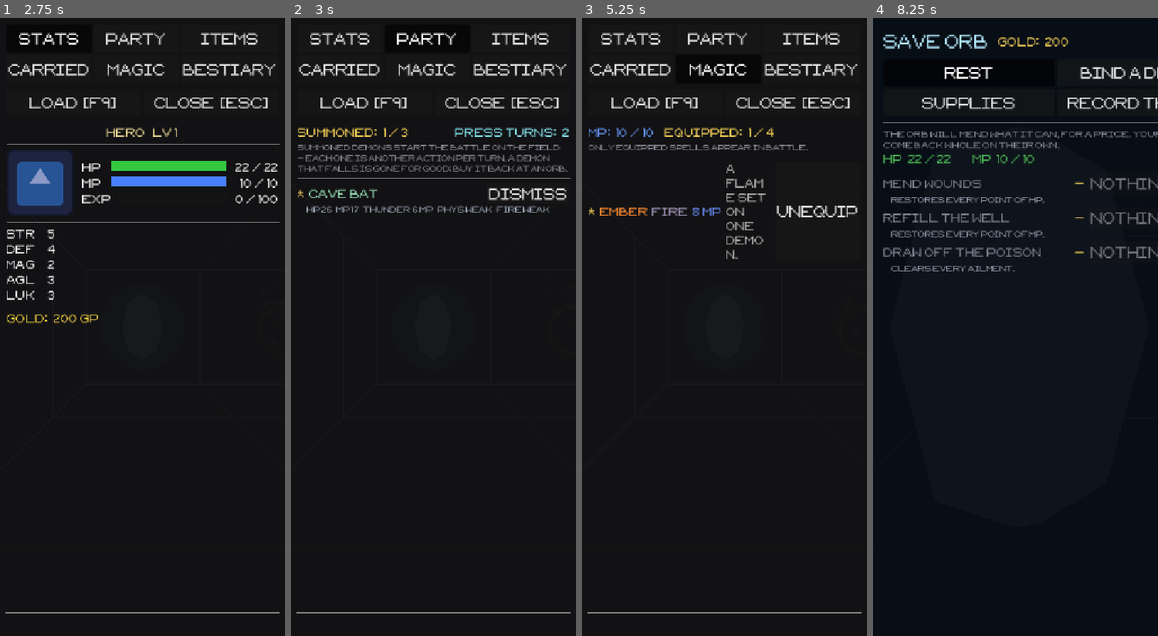
Above: before the commit, frames 1-4 (left to right).
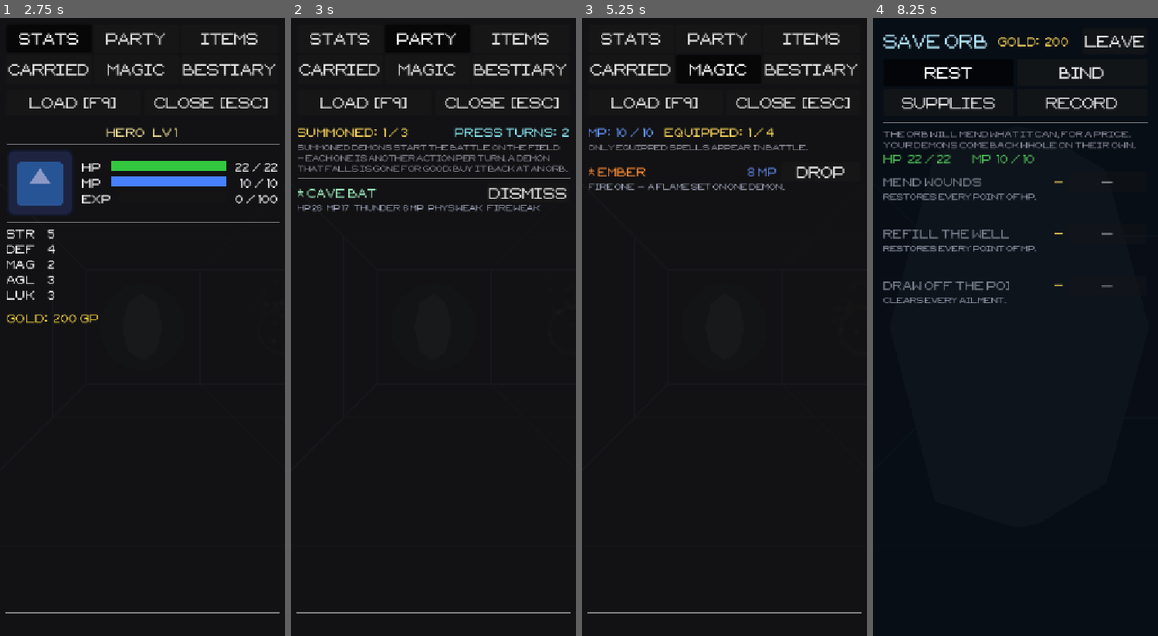
Above: after the commit, the same moments.

Repository: tausiftt5238/four-dragons-deep
Game: Godot game, scene res://scenes/title.tscn
The game is run twice, just before and just after one commit, with the same random seed, the same clock (stepped at 60 frames per second) and the same inputs.
Inputs (mouse positions are in pixels of both pictures, inside the frame that each line leads up to):
- Up to frame 1 (2.75 s): click "NEW GAME" at 0.5 s; click "MENU" at 1.25 s; click "STATS" at 2 s
- Up to frame 2 (3 s): click "PARTY" at 2.75 s
- Up to frame 3 (5.25 s): click "ITEMS" at 3.5 s; click "CARRIED" at 4.25 s; click "MAGIC" at 5 s
- Up to frame 4 (8.25 s): click "BESTIARY" at 5.75 s; click "LOAD [F9]" at 6.5 s; click "CANCEL" at 7.25 s; tap Enter at 8 s; move the mouse to (1001, 450) at 8.02 s; hold Up from 8.03 s (still down); tap Q at 8.1 s; click (1001, 450) at 8.17 s

Frame 1 is identical in both runs. In frame 2, 1.1% of the frame differs, in the area x 2-97%, y 27-32%; in frame 3, 1.9%; in frame 4, 5.7%, in the area x 3-100%, y 2-47%.

Commit message:
give every list fixed slots, in the shop's row shape
Two things your screenshots showed that my renders had not.

First, I had been measuring the wrong game. Main installs a global node_added
hook that swaps in the pixel font, uppercases every label and button, forces
buttons to size 20 and grows their height by half. My harnesses instantiated
the menus directly, so everything was measured in Godot's default font —
narrower than what ships. Every "fits" this session was optimistic. The
harness now builds Main first so the hook is live, and the orb's Rest tab
immediately reported overflowing by 153px, which is what you saw.

Second, the layouts were content-driven. A spell description squeezed into a
seventy-pixel gutter wrapped every four characters and made a row six lines
tall next to a row of one, and the panel changed height as you switched tabs.

So there is one row shape now, the shop's — name and value and the button on
one line, whatever explains the choice wrapped full width underneath — and a
fixed six of them per page. Short lists leave empty slots rather than
shrinking the panel, so nothing moves when the contents change, and long
lists page with Back/More instead of growing.

Applied to the orb's rest, bind and supplies lists and to the menu's magic
and party tabs. The orb's tabs are single words now, because "BIND A DEMON"
uppercased at size 20 is wider than half a phone screen on its own.

Verified by pressing the real buttons: healing took 14g and filled HP,
paging to page 2 and buying took 45g and added the item, binding took 320g
and added the demon.

Still on the old row style: items, carried and bestiary. Items carries two
or three buttons per row, which the slot shape does not hold yet.

Co-Authored-By: Claude Opus 5 <noreply@anthropic.com>

Diff:
--- a/scripts/ui/menu_tab_magic.gd
+++ b/scripts/ui/menu_tab_magic.gd
@@ -47,98 +47,49 @@
 
 	# Equipped first, so the loadout reads as a block rather than being hunted
 	# for among everything he has ever learned.
+	var ordered: Array[String] = []
 	for spell_id: String in p.equipped_spells:
-		var eq: Dictionary = Spell.get_data(spell_id)
-		if not eq.is_empty():
-			_m._content.add_child(_make_spell_row(spell_id, eq, true))
+		if not Spell.get_data(spell_id).is_empty():
+			ordered.append(spell_id)
+	for spell_id2: String in p.known_spells:
+		if not p.is_equipped(spell_id2) and not Spell.get_data(spell_id2).is_empty():
+			ordered.append(spell_id2)
 
-	for spell_id2: String in p.known_spells:
-		if p.is_equipped(spell_id2):
-			continue
-		var sp: Dictionary = Spell.get_data(spell_id2)
-		if not sp.is_empty():
-			_m._content.add_child(_make_spell_row(spell_id2, sp, false))
+	_m.add_paged_list(_m._content, "magic", ordered,
+			func(list: SlotList, spell_id: String) -> void:
+				_add_spell(list, spell_id))
 
 
-func _make_spell_row(spell_id: String, spell: Dictionary, equipped: bool) -> HBoxContainer:
+func _add_spell(list: SlotList, spell_id: String) -> void:
 	var p: PlayerCharacter = _m.player
+	var spell: Dictionary = Spell.get_data(spell_id)
+	var equipped: bool = p.is_equipped(spell_id)
+	var element: String = spell.get("element", "")
+	var kind: String = Affinity.element_name(element) if element != "" \
+			else (spell.get("type", "dmg") as String).capitalize()
 
-	var row: HBoxContainer = HBoxContainer.new()
-	row.add_theme_constant_override("separation", 8)
+	var title_color: Color = Color(0.52, 0.52, 0.56)
+	if equipped:
+		title_color = Color(0.5, 0.8, 1.0) if spell["type"] == "heal" \
+				else Color(1.0, 0.55, 0.2)
 
-	var mark: Label = Label.new()
-	mark.text = "*" if equipped else " "
-	mark.custom_minimum_size = Vector2(12, 0)
-	mark.add_theme_color_override("font_color", Color(1.0, 0.85, 0.35))
-	row.add_child(mark)
-
-	var name_lbl: Label = Label.new()
-	name_lbl.text = spell["name"]
-	name_lbl.custom_minimum_size = Vector2(78, 0)
-	if not equipped:
-		name_lbl.add_theme_color_override("font_color", Color(0.52, 0.52, 0.56))
-	else:
-		name_lbl.add_theme_color_override("font_color",
-			Color(0.5, 0.8, 1.0) if spell["type"] == "heal" else Color(1.0, 0.55, 0.2))
-	row.add_child(name_lbl)
-
-	var element: String = spell.get("element", "")
-	var el_lbl: Label = Label.new()
-	el_lbl.text = Affinity.element_name(element) if element != "" \
-			else (spell.get("type", "dmg") as String).capitalize()
-	el_lbl.custom_minimum_size = Vector2(56, 0)
-	el_lbl.add_theme_color_override("font_color", Color(0.62, 0.58, 0.72))
-	row.add_child(el_lbl)
-
-	var mp_lbl: Label = Label.new()
-	mp_lbl.text = "%d MP" % spell["mp"]
-	mp_lbl.custom_minimum_size = Vector2(52, 0)
-	mp_lbl.add_theme_color_override("font_color", Color(0.4, 0.55, 0.95))
-	row.add_child(mp_lbl)
-
-	var desc_lbl: Label = Label.new()
-	desc_lbl.text = spell.get("desc", "")
-	desc_lbl.size_flags_horizontal = Control.SIZE_EXPAND_FILL
-	# Without this the label insists on the width of its whole sentence and
-	# shoves the Equip button off a phone screen.
-	desc_lbl.autowrap_mode = TextServer.AUTOWRAP_WORD_SMART
-	desc_lbl.add_theme_color_override("font_color", Color(0.7, 0.7, 0.7))
-	row.add_child(desc_lbl)
-
-	# Heals are the only thing worth casting outside a fight.
-	if spell["type"] == "heal":
-		var cast_btn: Button = Button.new()
-		cast_btn.text = "Cast"
-		cast_btn.custom_minimum_size = Vector2(52, 26)
-		cast_btn.disabled = (p.mp < spell["mp"])
-		cast_btn.pressed.connect(func() -> void:
-			p.mp -= spell["mp"]
-			var before: int = p.hp
-			p.heal(int(spell.get("heal", 0)))
-			_m._set_status("Cast %s — restored %d HP." % [spell["name"], p.hp - before])
-			_m._refresh()
-		)
-		row.add_child(cast_btn)
-
-	var slot_btn: Button = Button.new()
-	slot_btn.custom_minimum_size = Vector2(78, 26)
-	if equipped:
-		slot_btn.text = "Unequip"
-		slot_btn.pressed.connect(func() -> void:
-			p.unequip_spell(spell_id)
-			_m._set_status("Unequipped %s." % spell["name"])
-			_m._refresh()
-		)
-	else:
-		slot_btn.text = "Equip"
-		slot_btn.disabled = not p.has_free_slot()
-		slot_btn.pressed.connect(func() -> void:
-			if p.equip_spell(spell_id):
-				_m._set_status("Equipped %s." % spell["name"])
-			else:
-				_m._set_status("All %d slots are full." % PlayerCharacter.SPELL_SLOTS)
-			_m._refresh()
-		)
-	row.add_child(slot_btn)
-
-	return row
+	# Element and reach ride in the detail line rather than the title: at font
+	# size 20 the button already claims a third of the row, and a title that
+	# has to hold four things ends up clipped mid-word.
+	var about: String = spell.get("desc", "") as String
+	if element != "":
+		about = "%s %s  —  %s" % [kind.to_upper(), Spell.reach_tag(spell_id), about]
+	list.add("%s%s" % ["* " if equipped else "", spell["name"]],
+			title_color, about,
+			"%d MP" % int(spell["mp"]), Color(0.4, 0.55, 0.95),
+			"Drop" if equipped else "Equip",
+			not equipped and not p.has_free_slot(),
+			func() -> void:
+				if equipped:
+					p.unequip_spell(spell_id)
+					_m._set_status("Unequipped %s." % spell["name"])
+				elif p.equip_spell(spell_id):
+					_m._set_status("Equipped %s." % spell["name"])
+				else:
+					_m._set_status("All %d slots are full." % PlayerCharacter.SPELL_SLOTS)
+				_m._refresh())
--- a/scripts/ui/menu_tab_party.gd
+++ b/scripts/ui/menu_tab_party.gd
@@ -47,92 +47,49 @@
 		_m._content.add_child(none_lbl)
 		return
 
-	# Summoned first and in slot order, so the row reads as the party line-up.
+	# Summoned first and in slot order, so the list reads as the party line-up.
+	var ordered: Array[String] = []
 	for demon_name: String in p.active_demons:
-		_m._content.add_child(_make_row(demon_name, true))
-
+		ordered.append(demon_name)
 	for other: String in p.recruited:
 		if not p.is_active(other):
-			_m._content.add_child(_make_row(other, false))
+			ordered.append(other)
+
+	_m.add_paged_list(_m._content, "party", ordered,
+			func(list: SlotList, name: String) -> void: _add_demon(list, name))
 
 
-# There is no room for name, HP, element, chart and a button on one line — the
-# chart would end up with forty pixels and wrap a letter at a time. So the row
-# is two: who it is and what you can do with it on top, what it brings to a
-# fight underneath.
-func _make_row(demon_name: String, active: bool) -> Control:
-	var col: VBoxContainer = VBoxContainer.new()
-	col.add_theme_constant_override("separation", 1)
+func _add_demon(list: SlotList, demon_name: String) -> void:
+	var p: PlayerCharacter = _m.player
+	var active: bool = p.is_active(demon_name)
+	var demon: Enemy = Enemy.make_from_name(demon_name)
+	var about: String = "HP %d   MP %d   %s   %s" % [
+			demon.max_hp, demon.max_mp, _element_text(demon), _chart(demon)]
+	demon.free()
 
-	var head: HBoxContainer = HBoxContainer.new()
-	head.add_theme_constant_override("separation", 8)
-	col.add_child(head)
-	head.add_child(_mark(active))
-	var name_lbl: Label = _name_label(demon_name, active)
-	name_lbl.size_flags_horizontal = Control.SIZE_EXPAND_FILL
-	head.add_child(name_lbl)
-	head.add_child(_slot_button(demon_name, active))
-
-	var demon: Enemy = Enemy.make_from_name(demon_name)
-	var detail: Label = Label.new()
-	detail.text = "      HP %d   MP %d   %s   %s" % [
-			demon.max_hp, demon.max_mp, _element_text(demon), _chart(demon)]
-	detail.autowrap_mode = TextServer.AUTOWRAP_WORD_SMART
-	detail.add_theme_font_size_override("font_size", 11)
-	detail.add_theme_color_override("font_color", Color(0.62, 0.66, 0.72))
-	demon.free()
-	col.add_child(detail)
-	return col
+	list.add("%s%s" % ["* " if active else "", demon_name],
+			Color(0.62, 0.92, 0.74) if active else Color(0.52, 0.52, 0.56),
+			about, "", Color.WHITE,
+			"Dismiss" if active else "Summon",
+			not active and not p.has_free_demon_slot(),
+			func() -> void:
+				if active:
+					p.deactivate_demon(demon_name)
+					_m._set_status("Dismissed %s." % demon_name)
+				elif p.activate_demon(demon_name):
+					_m._set_status("%s will walk in with you." % demon_name)
+				else:
+					_m._set_status("All %d slots are taken." % PlayerCharacter.ACTIVE_SLOTS)
+				_m._refresh())
 
 
 # ── Row pieces ───────────────────────────────────
-
-func _mark(active: bool) -> Label:
-	var mark: Label = Label.new()
-	mark.text = "*" if active else " "
-	mark.custom_minimum_size = Vector2(12, 0)
-	mark.add_theme_color_override("font_color", Color(1.0, 0.85, 0.35))
-	return mark
-
-
-func _name_label(demon_name: String, active: bool) -> Label:
-	var lbl: Label = Label.new()
-	lbl.text = demon_name
-	lbl.custom_minimum_size = Vector2(120, 0)
-	lbl.add_theme_color_override("font_color",
-			Color(0.62, 0.92, 0.74) if active else Color(0.52, 0.52, 0.56))
-	return lbl
-
 
 func _element_text(demon: Enemy) -> String:
 	if demon.attack_element == "":
 		return "no element"
 	return "%s  %d MP" % [Affinity.element_name(demon.attack_element),
 			demon.skill_cost()]
-
-
-func _slot_button(demon_name: String, active: bool) -> Button:
-	var p: PlayerCharacter = _m.player
-	var btn: Button = Button.new()
-	btn.custom_minimum_size = Vector2(88, 26)
-	if active:
-		btn.text = "Dismiss"
-		btn.pressed.connect(func() -> void:
-			p.deactivate_demon(demon_name)
-			_m._set_status("Dismissed %s." % demon_name)
-			_m._refresh()
-		)
-	else:
-		btn.text     = "Summon"
-		btn.disabled = not p.has_free_demon_slot()
-		btn.pressed.connect(func() -> void:
-			if p.activate_demon(demon_name):
-				_m._set_status("%s will walk in with you." % demon_name)
-			else:
-				_m._set_status("All %d slots are taken." % PlayerCharacter.ACTIVE_SLOTS)
-			_m._refresh()
-		)
-	return btn
 
 
 # Its affinities, written the way the battle log writes them.
--- a/scripts/ui/menu_ui.gd
+++ b/scripts/ui/menu_ui.gd
@@ -10,6 +10,7 @@
 var player: PlayerCharacter
 
 var _active_tab:  String = "stats"
+var page: Dictionary = {}
 var _tab_btns:    Dictionary = {}
 var _content:     VBoxContainer
 var _status_line: Label
@@ -122,6 +123,11 @@
 
 # ── Tab routing ───────────────────────────────────────────────────────────────
 
+func add_paged_list(parent: Control, key: String, entries: Array[String],
+		fill: Callable) -> void:
+	SlotList.paged(parent, page, key, entries, fill, _refresh)
+
+
 func _switch_tab(tab_id: String) -> void:
 	_active_tab      = tab_id
 	_status_line.text = ""
--- a/scripts/ui/orb_ui.gd
+++ b/scripts/ui/orb_ui.gd
@@ -16,6 +16,8 @@
 var _status: Label
 var _gold_lbl: Label
 var _tab_btns: Dictionary = {}
+# Which page each of the long lists is showing.
+var _page: Dictionary = {}
 
 
 func _ready() -> void:
@@ -68,8 +70,8 @@
 	tabs.add_theme_constant_override("h_separation", 6)
 	tabs.add_theme_constant_override("v_separation", 6)
 	col.add_child(tabs)
-	for pair: Array in [["rest", "Rest"], ["bind", "Bind a demon"],
-			["buy", "Supplies"], ["save", "Record the run"]]:
+	for pair: Array in [["rest", "Rest"], ["bind", "Bind"],
+			["buy", "Supplies"], ["save", "Record"]]:
 		var btn: Button = Button.new()
 		btn.text = pair[1] as String
 		btn.toggle_mode = true
@@ -159,78 +161,33 @@
 
 	_content.add_child(HSeparator.new())
 
-	_content.add_child(_rest_row("Mend wounds", "Restores every point of HP.",
+	var list: SlotList = SlotList.new(_content)
+	_rest_offer(list, "Mend wounds", "Restores every point of HP.",
 			hp_price(player), player.hp >= player.max_hp,
 			func() -> void:
 				player.hp = player.max_hp
-				_set_status("Your wounds close.")))
-
-	_content.add_child(_rest_row("Refill the well", "Restores every point of MP.",
+				_set_status("Your wounds close."))
+	_rest_offer(list, "Refill the well", "Restores every point of MP.",
 			mp_price(player), player.mp >= player.max_mp,
 			func() -> void:
 				player.mp = player.max_mp
-				_set_status("The well is full again.")))
-
-	_content.add_child(_rest_row("Draw off the poison", "Clears every ailment.",
+				_set_status("The well is full again."))
+	_rest_offer(list, "Draw off the poison", "Clears every ailment.",
 			CURE_PRICE, player.active_statuses.is_empty(),
 			func() -> void:
 				player.active_statuses.clear()
-				_set_status("Whatever was in you is gone.")))
-
-
-# ── Row shape ─────────────────────────────────────────────────────────────────
-#
-# Name, price and the button on top; whatever explains the choice underneath,
-# wrapped. Five columns of fixed width was about 570px of a 540px screen, and
-# the thing that got cut off was always the price.
-func _offer_row(title: String, title_color: Color, detail: String,
-		price_text: String, price_color: Color,
-		btn_text: String, disabled: bool, on_press: Callable) -> VBoxContainer:
-	var col: VBoxContainer = VBoxContainer.new()
-	col.add_theme_constant_override("separation", 1)
-
-	var head: HBoxContainer = HBoxContainer.new()
-	head.add_theme_constant_override("separation", 8)
-	col.add_child(head)
-
-	var name_lbl: Label = Label.new()
-	name_lbl.text = title
-	name_lbl.size_flags_horizontal = Control.SIZE_EXPAND_FILL
-	name_lbl.add_theme_color_override("font_color", title_color)
-	head.add_child(name_lbl)
-
-	var price_lbl: Label = Label.new()
-	price_lbl.text = price_text
-	price_lbl.horizontal_alignment = HORIZONTAL_ALIGNMENT_RIGHT
-	price_lbl.custom_minimum_size = Vector2(72, 0)
-	price_lbl.add_theme_color_override("font_color", price_color)
-	head.add_child(price_lbl)
-
-	var btn: Button = Button.new()
-	btn.text = btn_text
-	btn.custom_minimum_size = Vector2(92, 28)
-	btn.disabled = disabled
-	if not disabled:
-		btn.pressed.connect(on_press)
-	head.add_child(btn)
-
-	var detail_lbl: Label = Label.new()
-	detail_lbl.text = "     " + detail
-	detail_lbl.autowrap_mode = TextServer.AUTOWRAP_WORD_SMART
-	detail_lbl.add_theme_font_size_override("font_size", 11)
-	detail_lbl.add_theme_color_override("font_color", Color(0.60, 0.62, 0.70))
-	col.add_child(detail_lbl)
-	return col
-
-
-func _rest_row(title: String, desc: String, price: int, nothing_to_do: bool,
-		apply: Callable) -> VBoxContainer:
-	return _offer_row(title,
+				_set_status("Whatever was in you is gone."))
+
+
+# ── Offers ────────────────────────────────────────────────────────────────────
+
+func _rest_offer(list: SlotList, title: String, desc: String, price: int,
+		nothing_to_do: bool, apply: Callable) -> void:
+	list.add(title,
 			Color(0.50, 0.52, 0.58) if nothing_to_do else Color(0.85, 0.85, 0.92),
 			desc,
-			"\u2014" if nothing_to_do else "%d g" % price,
-			Color(1.0, 0.85, 0.35),
-			"Nothing to do" if nothing_to_do else "Pay",
+			"\u2014" if nothing_to_do else "%d g" % price, Color(1.0, 0.85, 0.35),
+			"\u2014" if nothing_to_do else "Pay",
 			nothing_to_do or player.gold < price,
 			func() -> void:
 				if player.gold < price:
@@ -253,28 +210,34 @@
 	_content.add_child(_note(
 		"Demons you have met can be bound here for gold. Talking one down in battle costs nothing — and a demon that falls in battle is struck off, so this is how you get it back."))
 
-	var offered: int = 0
+	var offered: Array = []
 	for enemy_name: String in player.encountered_enemies:
 		var demon: Enemy = Enemy.make_from_name(enemy_name)
-		if not demon.negotiable:
-			demon.free()
-			continue      # a mindless thing cannot be bound at any price
-		offered += 1
-		_content.add_child(_bind_row(enemy_name, demon))
+		var can_bind: bool = demon.negotiable   # a mindless thing cannot be bound
 		demon.free()
-
-	if offered == 0:
+		if can_bind:
+			offered.append(enemy_name)
+
+	if offered.is_empty():
 		_content.add_child(_note("You have not met anything that would come when called."))
-
-
-func _bind_row(enemy_name: String, demon: Enemy) -> VBoxContainer:
+		SlotList.new(_content)
+		return
+	SlotList.paged(_content, _page, "bind", offered, _bind_offer, _refresh)
+
+
+func _bind_offer(list: SlotList, enemy_name: String) -> void:
+	var demon: Enemy = Enemy.make_from_name(enemy_name)
 	var owned: bool = enemy_name in player.recruited
 	var price: int = bind_price(demon)
 	var element: String = Affinity.element_name(demon.attack_element) \
 			if demon.attack_element != "" else "no element"
-	return _offer_row("%s   LV %d" % [enemy_name, demon.lv],
+	var about: String = "LV %d   HP %d   MP %d   %s" % [
+			demon.lv, demon.max_hp, demon.max_mp, element]
+	demon.free()
+
+	list.add(enemy_name,
 			Color(0.62, 0.92, 0.74) if owned else Color(0.85, 0.85, 0.92),
-			"HP %d   MP %d   %s" % [demon.max_hp, demon.max_mp, element],
+			about,
 			"bound" if owned else "%d g" % price,
 			Color(0.55, 0.75, 0.60) if owned else Color(1.0, 0.85, 0.35),
 			"Bound" if owned else "Bind",
@@ -317,14 +280,14 @@
 
 func _build_buy() -> void:
 	_content.add_child(_note("Supplies. Only what is on your belt reaches a battle."))
-	for item: Dictionary in _stock():
-		_content.add_child(_buy_row(item))
-
-
-func _buy_row(item: Dictionary) -> VBoxContainer:
-	var price: int = item_price(item)
-	return _offer_row(item["name"] as String, Color(0.85, 0.85, 0.92),
-			item.get("desc", "") as String,
+	SlotList.paged(_content, _page, "buy", _stock(), _buy_offer, _refresh)
+
+
+func _buy_offer(list: SlotList, item: Variant) -> void:
+	var entry: Dictionary = item as Dictionary
+	var price: int = item_price(entry)
+	list.add(entry["name"] as String, Color(0.85, 0.85, 0.92),
+			entry.get("desc", "") as String,
 			"%d g" % price, Color(1.0, 0.85, 0.35),
 			"Buy", player.gold < price,
 			func() -> void:
@@ -332,8 +295,8 @@
 					_set_status("Not enough gold.")
 				else:
 					player.gold -= price
-					player.add_item((item as Dictionary).duplicate(), 1)
-					_set_status("Bought %s." % item["name"])
+					player.add_item(entry.duplicate(), 1)
+					_set_status("Bought %s." % entry["name"])
 				_refresh())
 
 
--- /dev/null
+++ b/scripts/ui/slot_list.gd
@@ -0,0 +1,166 @@
+# SlotList
+# One row shape for every list in the game, and a fixed number of them.
+#
+# Two rules, both learned from a phone screenshot rather than a guess:
+#
+#   * A row is always SLOT_H tall, whatever it holds. Letting a description
+#     decide the height gave a four-line row next to a one-line row and a
+#     panel that changed size as you switched tabs.
+#   * A page always draws SLOT_COUNT rows. Short lists leave empty slots
+#     rather than shrinking the panel, so nothing under the list moves when
+#     the contents change.
+#
+# The shape itself is the shop's: name and price and the button on one line,
+# with whatever explains the choice wrapped underneath at full width. The
+# alternative — five fixed columns — is what crushed spell descriptions into
+# a seventy-pixel gutter that wrapped every four characters.
+#
+# Note on sizing: Main installs a global node_added hook that forces every
+# Button to font size 20, uppercases it, and multiplies its minimum height by
+# 1.5. Button text must therefore be SHORT, and heights set here are two
+# thirds of what they end up.
+class_name SlotList extends RefCounted
+
+const SLOT_COUNT: int = 6
+const SLOT_H:     int = 96
+const BTN_W:      int = 150
+const BTN_H:      int = 24     # becomes 36 after the restyle hook
+
+var _host:   VBoxContainer
+var _slots:  Array[MarginContainer] = []
+var _filled: int = 0
+
+
+func _init(parent: Control) -> void:
+	_host = VBoxContainer.new()
+	_host.add_theme_constant_override("separation", 2)
+	_host.size_flags_horizontal = Control.SIZE_EXPAND_FILL
+	parent.add_child(_host)
+	for i: int in SLOT_COUNT:
+		var slot: MarginContainer = MarginContainer.new()
+		slot.custom_minimum_size = Vector2(0, SLOT_H)
+		slot.size_flags_horizontal = Control.SIZE_EXPAND_FILL
+		_host.add_child(slot)
+		_slots.append(slot)
+
+
+func remaining() -> int:
+	return SLOT_COUNT - _filled
+
+
+# Fills the next slot. Returns false when the page is full, so a caller can
+# stop rather than silently dropping entries.
+func add(title: String, title_color: Color, detail: String,
+		value: String, value_color: Color,
+		btn_text: String, disabled: bool, on_press: Callable) -> bool:
+	if _filled >= SLOT_COUNT:
+		return false
+	var slot: MarginContainer = _slots[_filled]
+	_filled += 1
+
+	var col: VBoxContainer = VBoxContainer.new()
+	col.add_theme_constant_override("separation", 0)
+	slot.add_child(col)
+
+	var head: HBoxContainer = HBoxContainer.new()
+	head.add_theme_constant_override("separation", 8)
+	col.add_child(head)
+
+	var name_lbl: Label = Label.new()
+	name_lbl.text = title
+	name_lbl.size_flags_horizontal = Control.SIZE_EXPAND_FILL
+	name_lbl.size_flags_vertical = Control.SIZE_SHRINK_CENTER
+	name_lbl.clip_text = true
+	name_lbl.add_theme_color_override("font_color", title_color)
+	head.add_child(name_lbl)
+
+	if value != "":
+		var value_lbl: Label = Label.new()
+		value_lbl.text = value
+		value_lbl.horizontal_alignment = HORIZONTAL_ALIGNMENT_RIGHT
+		value_lbl.size_flags_vertical = Control.SIZE_SHRINK_CENTER
+		value_lbl.custom_minimum_size = Vector2(96, 0)
+		value_lbl.add_theme_color_override("font_color", value_color)
+		head.add_child(value_lbl)
+
+	if btn_text != "":
+		var btn: Button = Button.new()
+		btn.text = btn_text
+		btn.custom_minimum_size = Vector2(BTN_W, BTN_H)
+		btn.disabled = disabled
+		if not disabled:
+			btn.pressed.connect(on_press)
+		head.add_child(btn)
+
+	var detail_lbl: Label = Label.new()
+	detail_lbl.text = detail
+	detail_lbl.autowrap_mode = TextServer.AUTOWRAP_WORD_SMART
+	detail_lbl.size_flags_vertical = Control.SIZE_EXPAND_FILL
+	detail_lbl.clip_text = true
+	detail_lbl.add_theme_font_size_override("font_size", 11)
+	detail_lbl.add_theme_color_override("font_color", Color(0.60, 0.62, 0.70))
+	col.add_child(detail_lbl)
+	return true
+
+
+# A line of plain text where a row would go — "nothing here yet" and the like.
+func add_note(text: String) -> void:
+	if _filled >= SLOT_COUNT:
+		return
+	var slot: MarginContainer = _slots[_filled]
+	_filled += 1
+	var lbl: Label = Label.new()
+	lbl.text = text
+	lbl.autowrap_mode = TextServer.AUTOWRAP_WORD_SMART
+	lbl.add_theme_color_override("font_color", Color(0.55, 0.55, 0.62))
+	slot.add_child(lbl)
+
+
+# ── Paging ────────────────────────────────────────────────────────────────────
+#
+# Draws one page of `entries` into a fixed set of slots, with a footer to turn
+# the page when there are more than fit. `state` holds the current page under
+# `key`, because the thing that builds these lists is rebuilt on every refresh
+# and cannot remember where it was.
+static func paged(parent: Control, state: Dictionary, key: String,
+		entries: Array, fill: Callable, on_change: Callable) -> void:
+	var pages: int = maxi(1, ceili(float(entries.size()) / float(SLOT_COUNT)))
+	var at: int = clampi(int(state.get(key, 0)), 0, pages - 1)
+	state[key] = at
+
+	var list: SlotList = SlotList.new(parent)
+	var first: int = at * SLOT_COUNT
+	for i: int in range(first, mini(first + SLOT_COUNT, entries.size())):
+		fill.call(list, entries[i])
+
+	if pages <= 1:
+		return
+
+	var foot: HBoxContainer = HBoxContainer.new()
+	foot.add_theme_constant_override("separation", 8)
+	parent.add_child(foot)
+
+	var prev: Button = Button.new()
+	prev.text = "Back"
+	prev.custom_minimum_size = Vector2(120, 24)
+	prev.disabled = at == 0
+	prev.pressed.connect(func() -> void:
+		state[key] = at - 1
+		on_change.call())
+	foot.add_child(prev)
+
+	var where: Label = Label.new()
+	where.text = "%d / %d" % [at + 1, pages]
+	where.horizontal_alignment = HORIZONTAL_ALIGNMENT_CENTER
+	where.size_flags_horizontal = Control.SIZE_EXPAND_FILL
+	where.add_theme_color_override("font_color", Color(0.60, 0.62, 0.68))
+	foot.add_child(where)
+
+	var next: Button = Button.new()
+	next.text = "More"
+	next.custom_minimum_size = Vector2(120, 24)
+	next.disabled = at >= pages - 1
+	next.pressed.connect(func() -> void:
+		state[key] = at + 1
+		on_change.call())
+	foot.add_child(next)
Not shown, added: scripts/ui/slot_list.gd.uid
